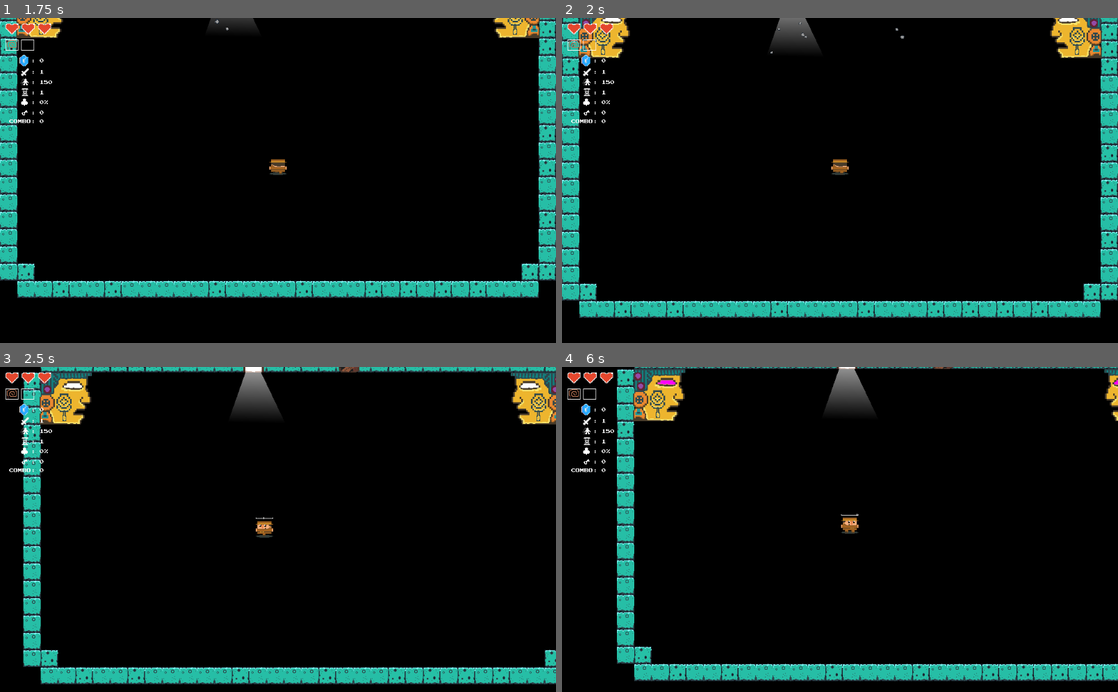
Above: before the commit, frames 1-4 (two rows, left to right).
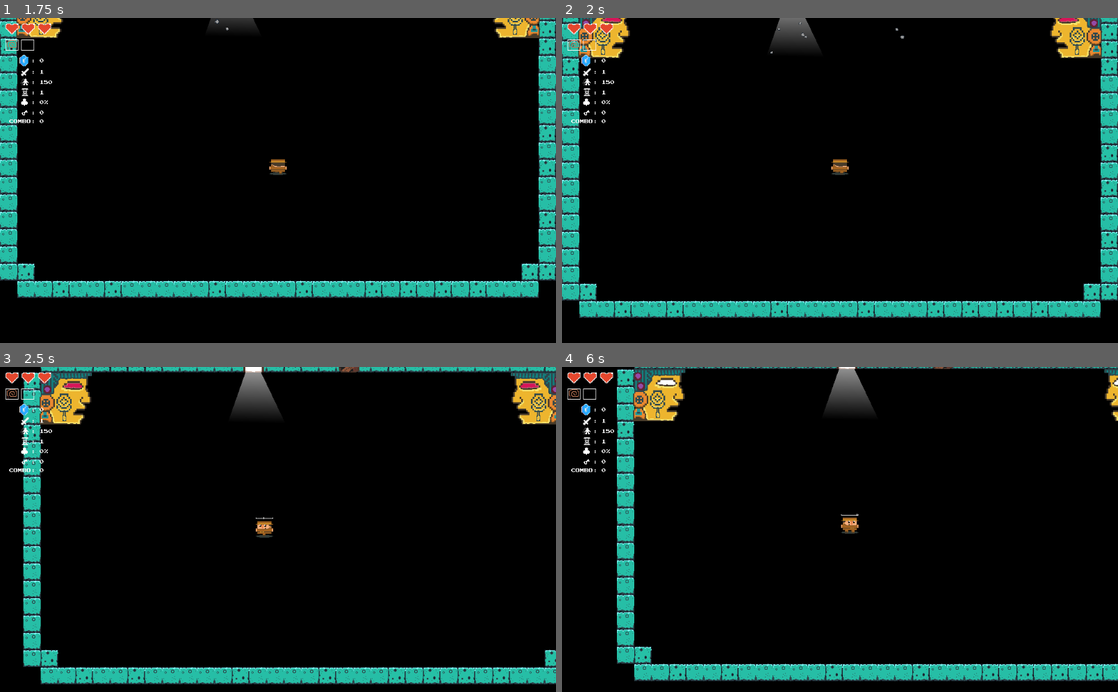
Above: after the commit, the same moments.

Repository: mcerdeira/curse-of-the-rogue
Game: Godot game, scene res://scenes/Main.tscn
Two runs of this game, one before a commit and one after it. Both use one fixed random seed, a clock stepped at 60 frames per second and the inputs below.
Inputs (mouse positions are in pixels of both pictures, inside the frame that each line leads up to):
- Up to frame 1 (1.75 s): tap Enter at 0.5 s; move the mouse to (250, 245) at 0.52 s; press the mouse at (250, 245) at 0.53 s; hold W (up) from 0.53 s (still down); move the mouse to (444, 229) at 1.27 s; release the mouse at (444, 229) at 1.28 s; right-click (444, 229) at 1.35 s
- Up to frame 2 (2 s): keep holding W (up)
- Up to frame 3 (2.5 s): move the mouse to (111, 480) at 2.02 s; release W (up) at 2.03 s; press the mouse at (111, 480) at 2.03 s; hold A (left) from 2.03 s (still down)
- Up to frame 4 (6 s): move the mouse to (867, 529) at 2.77 s; release the mouse at (867, 529) at 2.78 s; right-click (867, 529) at 2.85 s; move the mouse to (756, 448) at 3.52 s; release A (left) at 3.53 s; press the mouse at (756, 448) at 3.53 s; hold S (down) 3.53-4.28 s; move the mouse to (962, 513) at 4.27 s; release the mouse at (962, 513) at 4.28 s; hold D (right) 4.28-5.03 s; right-click (962, 513) at 4.35 s; move the mouse to (728, 545) at 5.02 s; press the mouse at (728, 545) at 5.03 s; hold W (up) 5.03-5.78 s; move the mouse to (895, 458) at 5.77 s; release the mouse at (895, 458) at 5.78 s; hold D (right) from 5.78 s (still down); right-click (895, 458) at 5.85 s

Frame 1 is identical in both runs. In frame 2, less than 0.1% of the frame differs, in the area x 7-93%, y 0-2%; in frame 3, less than 0.1%, in the area x 11-97%, y 4-7%; in frame 4, less than 0.1%.

Commit message:
Bug de 'game over'

Diff:
--- a/src/scenes/HUD.gd
+++ b/src/scenes/HUD.gd
@@ -43,6 +43,9 @@
 			$game_over.visible = true
 		else:
 			$game_over.visible = false
+	else:
+		if $game_over.visible:
+			$game_over.visible = false
 
 	if Global.combo_time > 0:
 		Global.combo_time -= 1 * delta
--- a/src/scenes/Main.tscn
+++ b/src/scenes/Main.tscn
@@ -172,13 +172,11 @@
 centered = false
 
 [node name="BigHead" parent="." instance=ExtResource( 18 )]
-frame = 2
 
 [node name="BigHead2" parent="." instance=ExtResource( 18 )]
 position = Vector2( 78, 80 )
 rotation = 3.14159
 scale = Vector2( 1, -1 )
-frame = 2
 
 [node name="ItemPedestal" parent="." instance=ExtResource( 22 )]
 position = Vector2( 405, 278 )
